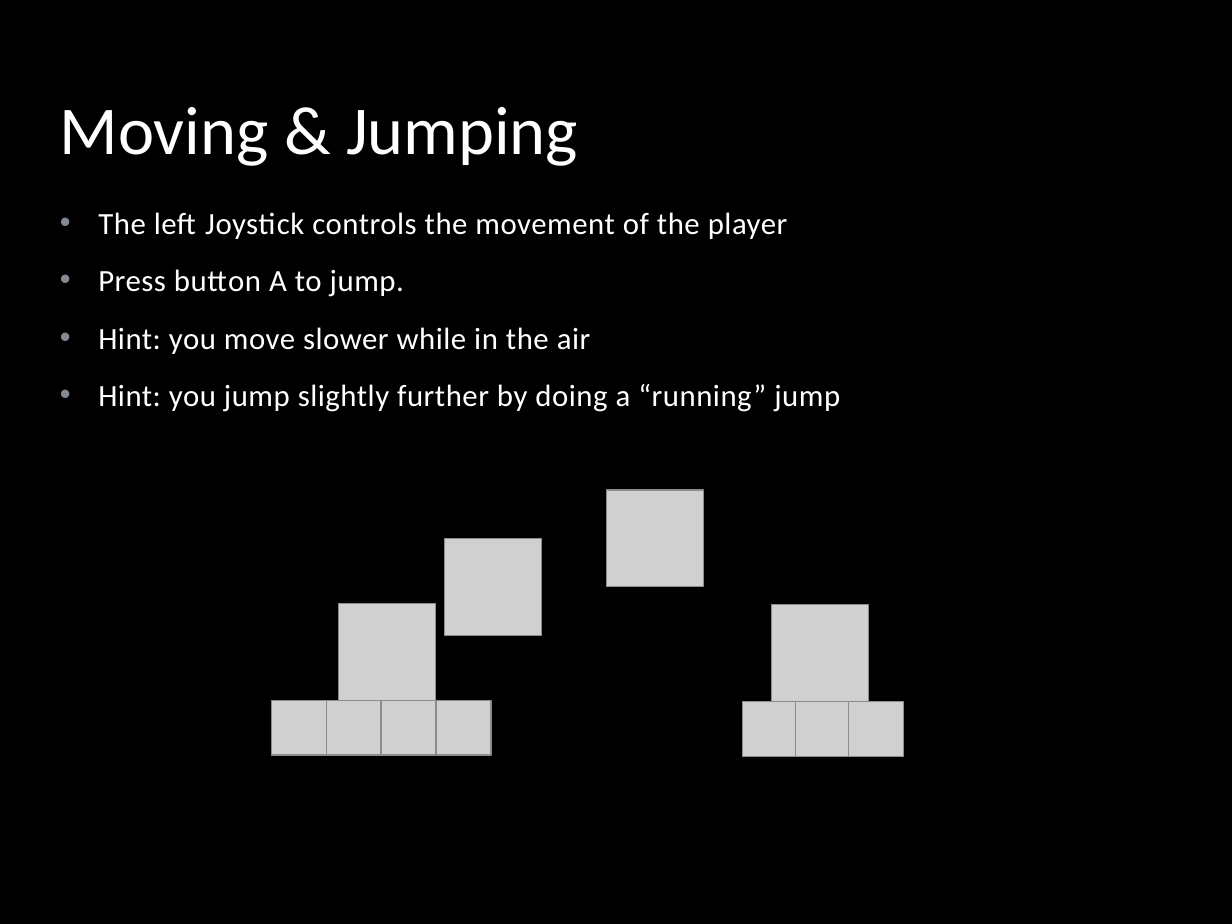
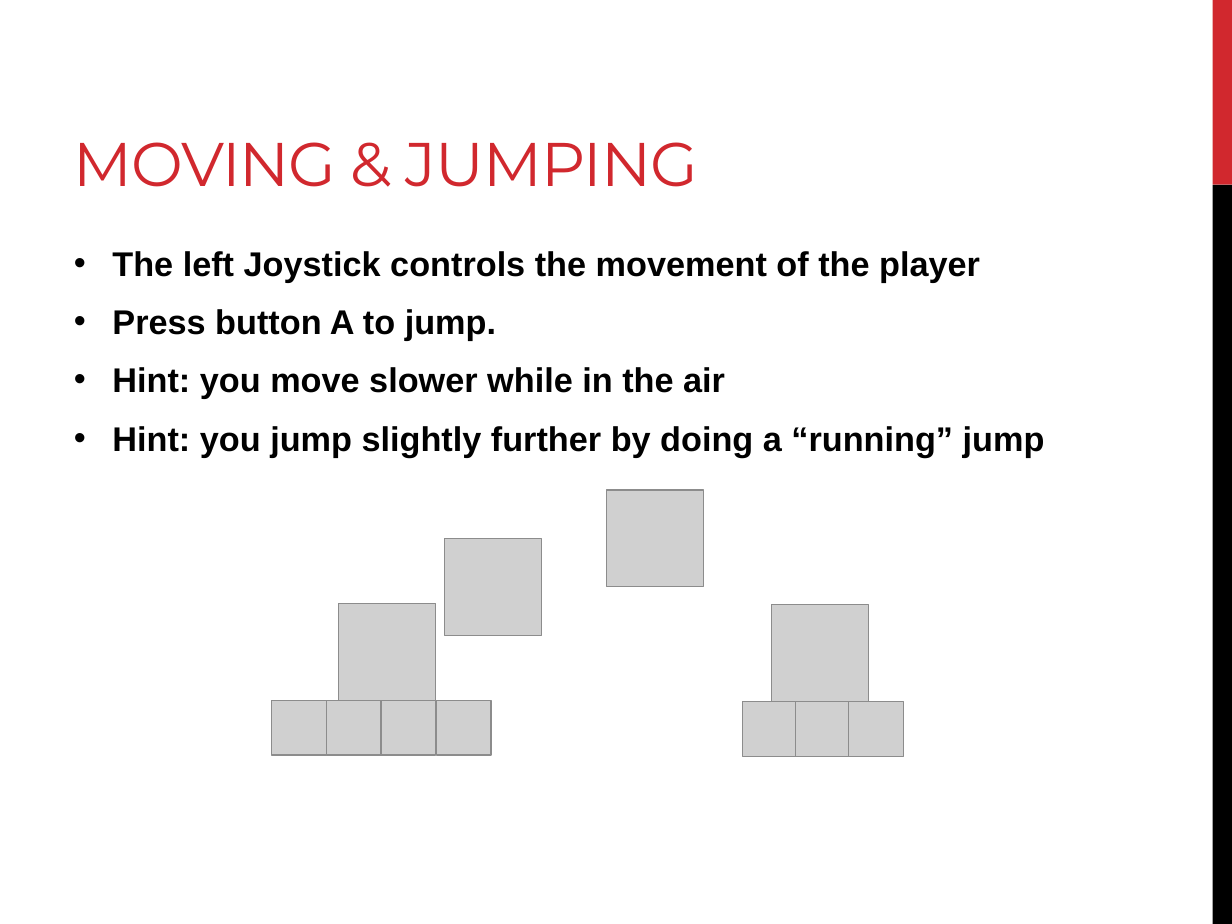
Before and after one commit to peterhoang/Super-Duper-Game, a slide deck: slide 19 of The Super-Awesome Game Deck.pptx. Drawn at 1232x924 pixels with LibreOffice and Linux fonts; fonts in the diff are those of the drawing; grey boxes stand for pictures; background and template pictures are left out. Boxes give left, top, right and bottom in pixels: in the first picture for what was removed or moved away, otherwise in the second. Text is boxed around its words. In the diff, an @@ line names an element or a change of style, - is before the commit and + after.

Commit message:
Changed the PP theme.

```diff
--- a/The Super-Awesome Game Deck.pptx
+++ b/The Super-Awesome Game Deck.pptx
@@ background picture (left out) to #FFFFFF @@
@@ rectangle removed at bbox=[0, 0, 1232, 924] @@
@@ rectangle added at bbox=[1212, 0, 1232, 185], fill #D1282E @@
@@ title at bbox=[74, 142, 698, 187]: text changed; size 40 to 36 pt; font Calibri to Montserrat; text colour #FFFFFF to #D1282E @@
-Moving & Jumping
+MOVING & JUMPING
@@ rectangle added at bbox=[1212, 185, 1232, 924], fill #000000 @@
@@ text "The left Joystick controls the ...": place and size @@
-text "The left Joystick controls the ..." at bbox=[98, 212, 840, 412]
+text "The left Joystick controls the ..." at bbox=[112, 251, 1045, 457]
@@ text "The left Joystick controls the ..." at bbox=[112, 251, 1045, 457]: size 18 to 20 pt, font Calibri to Arial, text colour #FFFFFF to #000000, letter spacing 0.3 to 0 pt, bold on; less space between paragraphs @@
```
Also in this commit, not shown: 28 other slides changed.
